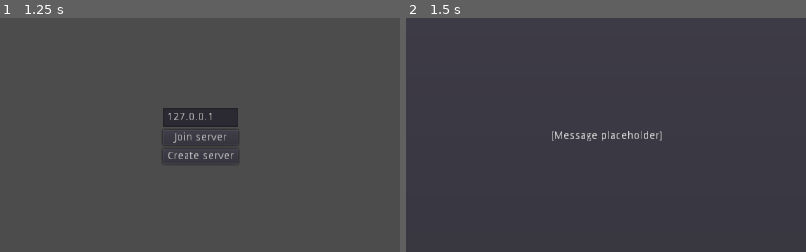
Above: before the commit, frames 1-2 (left to right).
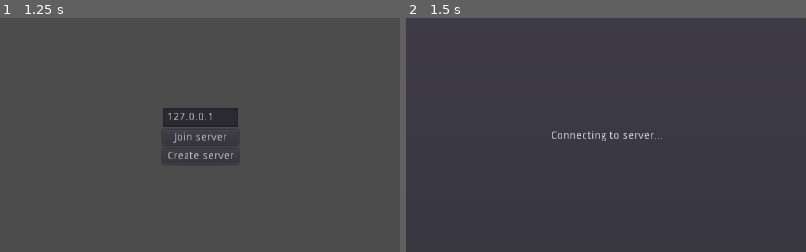
Above: after the commit, the same moments.

Repository: zDonik1/ProjectD
Game: Godot game, scene res://scenes/main.tscn
The game is run twice, just before and just after one commit, with the same random seed, the same clock (stepped at 60 frames per second) and the same inputs.
Inputs (mouse positions are % of the whole screen's width and height, from its top left):
- Up to frame 1 (1.25 s): tap Enter at 0.5 s; move the mouse to (72, 45) at 0.52 s; hold Right (ui_right) from 0.53 s (still down); hold Shift from 0.53 s (still down); click (72, 45) at 0.67 s
- Up to frame 2 (1.5 s): release Right (ui_right) at 1.25 s; release Shift at 1.25 s; click "Join server" at 1.25 s
The pictures show only the part of the screen within x 25-75%, y 25-75%; the shares and areas given below are measured in that part.

Frame 1 is identical in both runs. In frame 2, 0.5% of the frame differs, in the area x 36-64%, y 48-53%.

Commit message:
feat(coordinator): initializes connecting_message with message when joing server pressed

Diff:
--- a/scripts/coordinator.gd
+++ b/scripts/coordinator.gd
@@ -33,7 +33,9 @@
 func _on_join_server_pressed():
 	_get_lobby().join_server()
 
-	_add_control_node_to_parent("res://scenes/screen_message.tscn", "ConnectingMessage").resume()
+	var coro = _add_control_node_to_parent("res://scenes/screen_message.tscn", "ConnectingMessage")
+	_node_being_added.message = "Connecting to server..."
+	coro.resume()
 
 
 func _add_control_node_to_parent(path: String, name: String):
--- a/test/unit/test_coordinator.gd
+++ b/test/unit/test_coordinator.gd
@@ -67,6 +67,11 @@
 			has_node("ConnectingMessage"), "check ConnectingMessage was created"
 		)
 
+	func test_initializes_connecting_message_with_message_when_main_menu_joined_server_pressed_emits():
+		$MainMenu.emit_signal("join_server_pressed")
+
+		assert_eq($ConnectingMessage.message, "Connecting to server...")
+
 	func test_calls_join_server_on_lobby_when_main_menu_join_server_pressed_emits():
 		$MainMenu.emit_signal("join_server_pressed")
 
